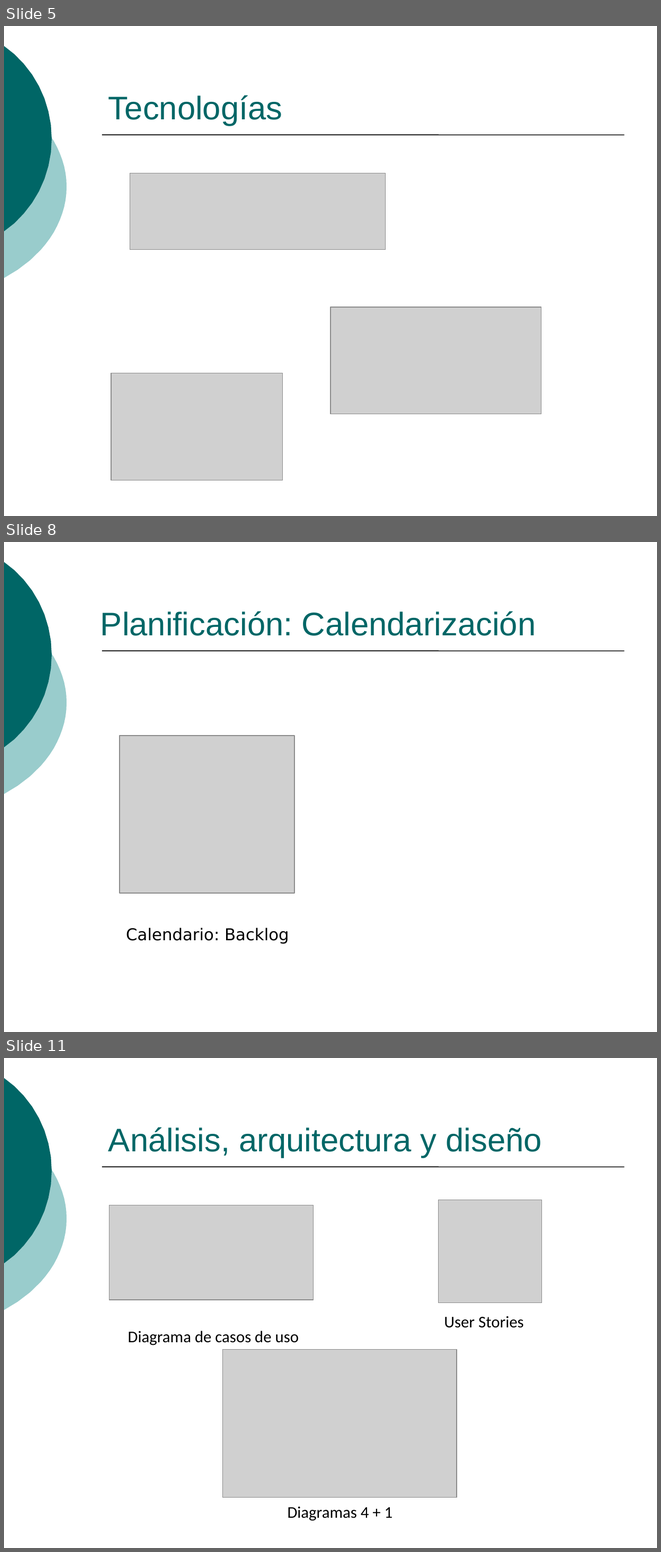
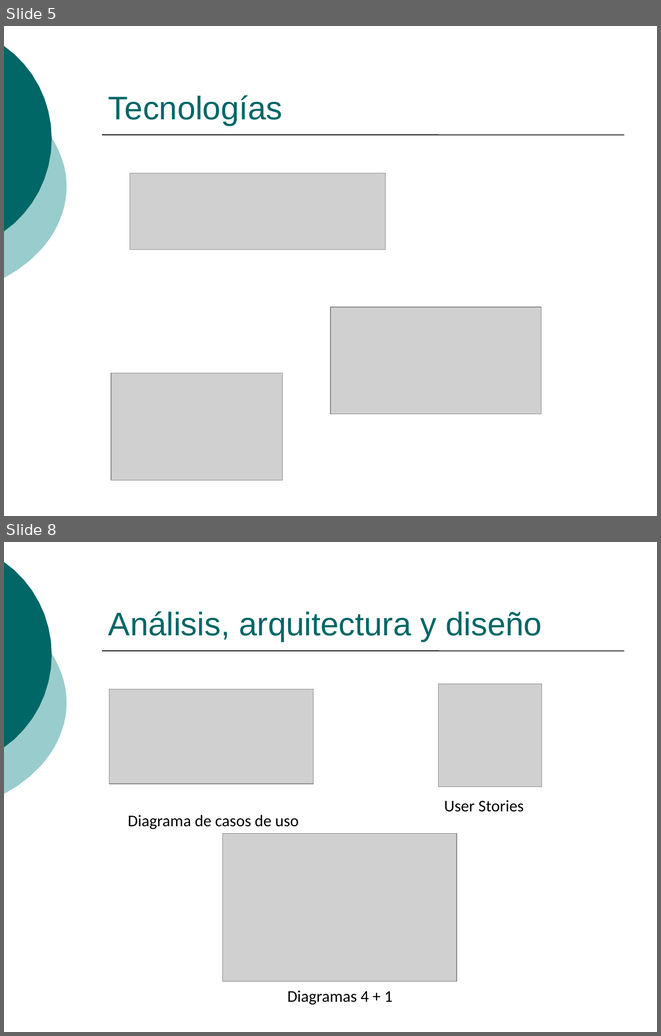
Before and after one commit to ingevy/taller-desarrollo-proyectos-ii-2do-2010, a slide deck: doc/presentaciones/Presentación inicial.ppt. Shown one above the other, each under a label of ours: slides 5, 8 and 11 before the commit, slides 5 and 8 after it; the slides between them are not shown. The pictures are 661x1552 and 661x1036 pixels, drawn with LibreOffice and Linux fonts; fonts in the diff are those of the drawing; grey boxes stand for pictures. Boxes give left, top, right and bottom in pixels: in the first picture for what was removed or moved away, otherwise in the second. Text is boxed around its words. In the diff, an @@ line names an element or a change of style, - is before the commit and + after.

Commit message:
Adaptación sección Planificación (en menos diapositivas)

```diff
--- a/doc/presentaciones/Presentación inicial.ppt
+++ b/doc/presentaciones/Presentación inicial.ppt
@@ slide 8 removed at (x1=4, y1=542, x2=657, y2=1032), background #FFFFFF; not listed: 3 template elements that a slide beside it also shows @@
@@ title removed at (x1=100, y1=611, x2=536, y2=636) @@
-Planificación: Calendarización
@@ picture removed at (x1=120, y1=735, x2=294, y2=893) @@
@@ text removed at (x1=126, y1=927, x2=289, y2=944) @@
-Calendario: Backlog
@@ what was slide 11 is now slide 8 @@
```
Also in this commit, not shown: 1 slide changed, 1 slide added, 3 other slides removed.
